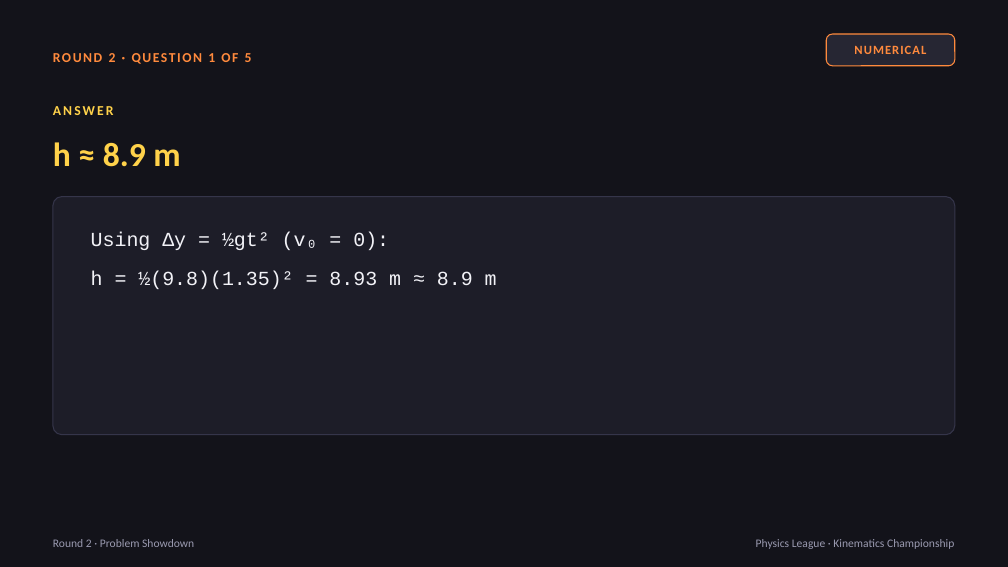
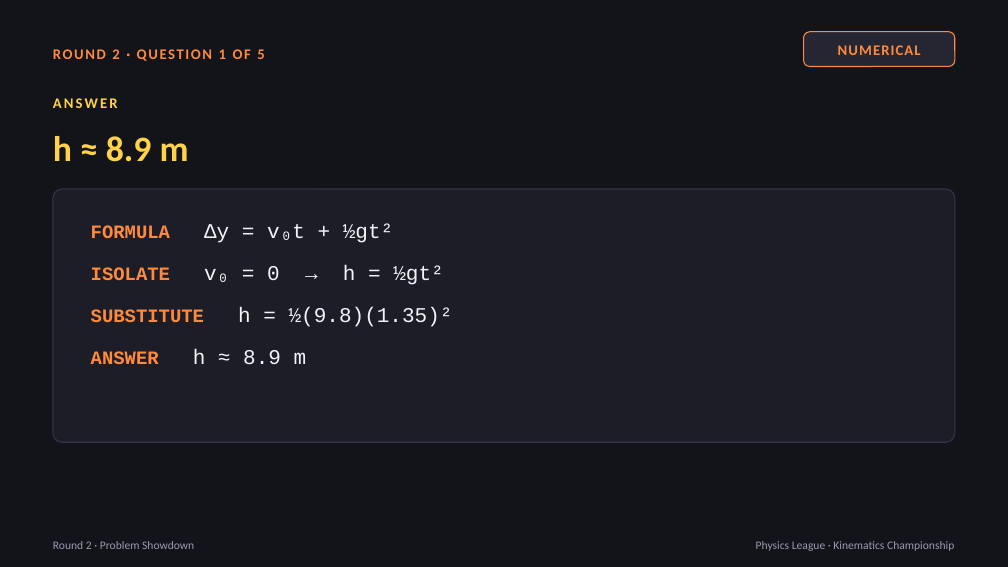
Before and after one commit to lestojas/physics, a slide deck: slide 28 of Physics-League-Kinematics-Championship.pptx (slide 27 before the commit). Drawn at 1008x567 pixels with LibreOffice and Linux fonts; fonts in the diff are those of the drawing. Boxes give left, top, right and bottom in pixels: in the first picture for what was removed or moved away, otherwise in the second. Text is boxed around its words. In the diff, an @@ line names an element or a change of style, - is before the commit and + after.

```diff
--- a/Physics-League-Kinematics-Championship.pptx
+++ b/Physics-League-Kinematics-Championship.pptx
@@ text "ROUND 2 · QUESTION 1 ..." at [112, 49, 264, 59]: size 13 to 14 pt @@
@@ text "NUMERICAL": place and size @@
-text "NUMERICAL" at [854, 45, 926, 54]
+text "NUMERICAL" at [838, 45, 921, 55]
@@ text "NUMERICAL" at [838, 45, 921, 55]: size 12 to 14 pt @@
@@ rounded rectangle at [804, 32, 955, 67]: proportions changed @@
@@ rounded rectangle: place and size @@
-rounded rectangle at [827, 34, 955, 66]
+rounded rectangle at [804, 32, 955, 67]
@@ text "ANSWER" at [53, 98, 118, 108]: size 13 to 14 pt @@
@@ text "ANSWER": place and size @@
-text "ANSWER" at [53, 106, 114, 115]
+text "ANSWER" at [53, 98, 118, 108]
@@ text "h ≈ 8.9 m" at [53, 136, 189, 162]: size 32 to 34 pt @@
@@ rounded rectangle: place and size @@
-rounded rectangle at [53, 197, 955, 435]
+rounded rectangle at [53, 189, 955, 442]
@@ rounded rectangle at [53, 189, 955, 442]: proportions changed @@
@@ text at [91, 223, 453, 364]: text changed; size 19 to 20 pt @@
-Using Δy = ½gt² (v₀ = 0):
-h = ½(9.8)(1.35)² = 8.93 m ≈ 8.9 m
+FORMULA Δy = v₀t + ½gt²
+ISOLATE v₀ = 0 → h = ½gt²
+SUBSTITUTE h = ½(9.8)(1.35)²
+ANSWER h ≈ 8.9 m
```
Also in this commit, not shown: 44 other slides changed, 5 slides added, 3 slides removed.
